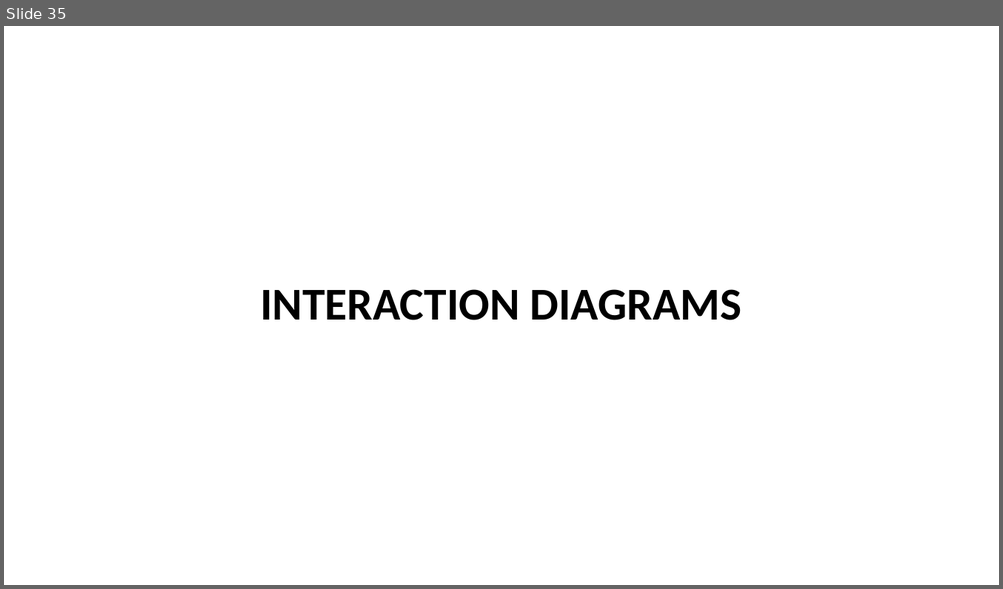
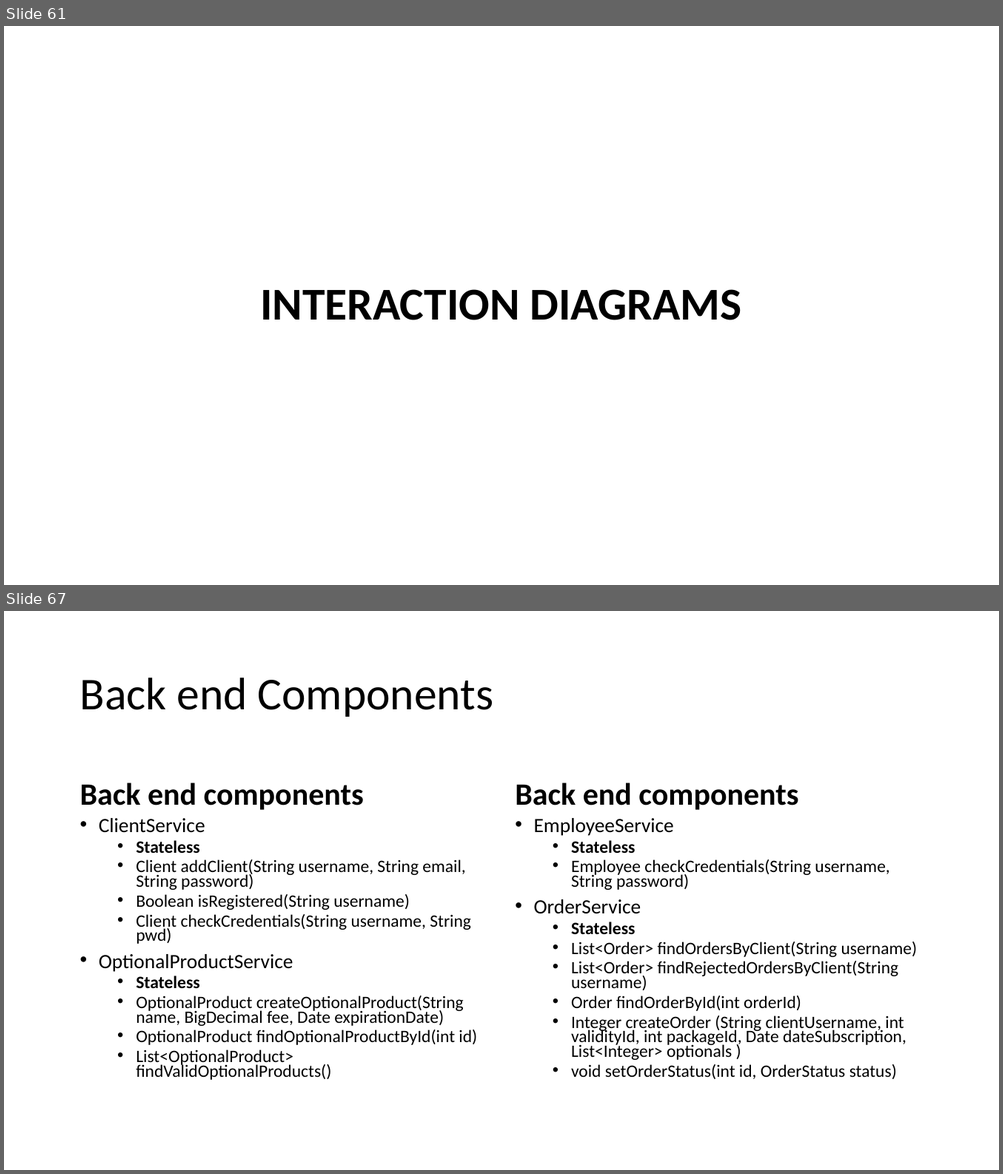
Before and after one commit to mark-2389/TelcoService_SC42, a slide deck: diagrams/TelcoService.pptx. Shown one above the other, each under a label of ours: slide 35 before the commit, slides 61 and 67 after it; the slides between them are not shown. The pictures are 1003x589 and 1003x1174 pixels, drawn with LibreOffice and Linux fonts; fonts in the diff are those of the drawing. Boxes give left, top, right and bottom in pixels: in the first picture for what was removed or moved away, otherwise in the second. Text is boxed around its words. In the diff, an @@ line names an element or a change of style, - is before the commit and + after.

```diff
--- a/diagrams/TelcoService.pptx
+++ b/diagrams/TelcoService.pptx
@@ slide 67 added at (4, 611, 999, 1170), background #FFFFFF @@
@@ title added at (80, 678, 494, 717), 44 pt, text #000000 @@
+Back end Components
@@ text added at (80, 783, 364, 810), 30 pt, text #000000, bold @@
+Back end components
@@ text added at (515, 783, 798, 810), 30 pt, text #000000, bold @@
+Back end components
@@ text added at (99, 818, 477, 1080), 16.8 pt, text #000000 @@
+• ClientService
+  • Stateless
+  • Client addClient(String username, String email, String password)
+  • Boolean isRegistered(String username)
+  • Client checkCredentials(String username, String pwd)
+• OptionalProductService
+  • Stateless
+  • OptionalProduct createOptionalProduct(String name, BigDecimal fee, Date expirationDate)
+  • OptionalProduct findOptionalProductById(int id)
+  • List<OptionalProduct> findValidOptionalProducts()
@@ text added at (534, 818, 917, 1079), 16.8 pt, text #000000 @@
+• EmployeeService
+  • Stateless
+  • Employee checkCredentials(String username, String password)
+• OrderService
+  • Stateless
+  • List<Order> findOrdersByClient(String username)
+  • List<Order> findRejectedOrdersByClient(String username)
+  • Order findOrderById(int orderId)
+  • Integer createOrder (String clientUsername, int validityId, int packageId, Date dateSubscription, List<Integer> optionals )
+  • void setOrderStatus(int id, OrderStatus status)
@@ what was slide 35 is now slide 61 @@
```
Also in this commit, not shown: 21 slides changed, 42 other slides added, 13 slides removed, 4 other files.
